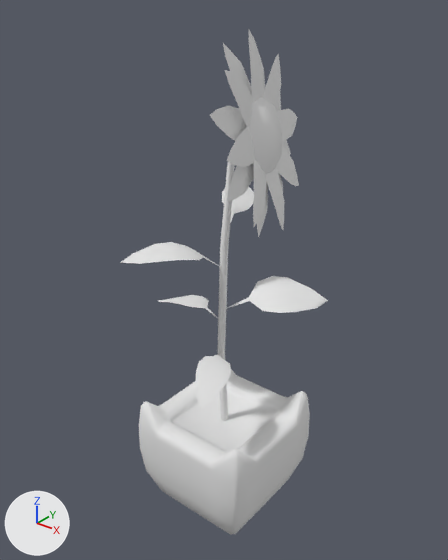
An edit to the FBX model Assets/Assets/Art/Models/Environment/Foliage/Sunflower.fbx, drawn before and after from the same camera.
Both versions are drawn from a 50 mm lens placed at (1.367, -1.738, 2.181), pointed at (-0.064, 0.05, 1.073). The axes (+X, +Y, +Z) are drawn at lower left. The lights are the same throughout. Vertices at the same position are counted once.

Objects in the first picture: 'SunflowerPlant'.
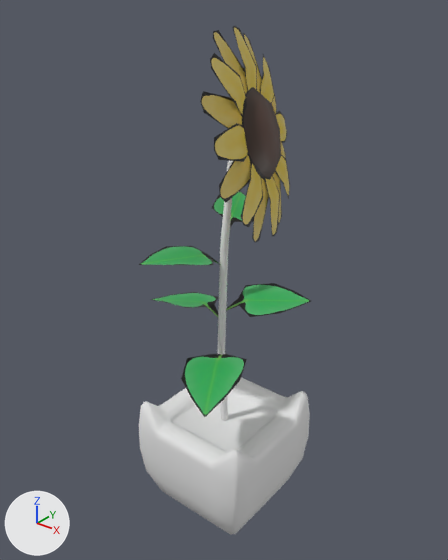
The change, as a list of edits to the scene's bpy script:
```text
Change me_plane_018:
    remove me_plane_018.from_pydata(...)  # 498 vertices, 358 faces; spans x -0.37..0.29, y -0.38..0.41, z -0.01..2.03
    add me_plane_018.from_pydata(...)  # 435 vertices, 316 faces; spans x -0.41..0.27, y -0.37..0.42, z -0.01..2.04
    me_plane_018 part 1: the loose piece of 17 vertices spanning x 0.05..0.17, y -0.08..0.21, z 1.54..1.82 is multiplied about its middle by the matrix ((1.177, -0.023, -0.084), (0.029, 1.176, 0.093), (0.082, -0.095, 1.173)), then moved by (-0.02, 0.0, 0.0), in mat_flowers (picture img_flowers_png)
    me_plane_018 part 2: the loose piece of 15 vertices spanning x -0.03..0.29, y -0.01..0.28, z 0.97..1.08 is rebuilt with 12 vertices and now spans x -0.03..0.25, y -0.03..0.23, z 0.96..1.05, in mat_flowers (picture img_flowers_png)
    me_plane_018 part 3: the loose piece of 15 vertices spanning x -0.21..-0.02, y -0.38..0.0, z 1.15..1.28 is rebuilt with 12 vertices and now spans x -0.19..0.02, y -0.32..0.0, z 1.16..1.25, in mat_flowers (picture img_flowers_png)
    me_plane_018 part 4: the loose piece of 15 vertices spanning x -0.37..-0.02, y -0.1..0.07, z 0.91..0.98 is rebuilt with 12 vertices and now spans x -0.41..-0.03, y -0.12..0.11, z 0.9..0.99, in mat_flowers (picture img_flowers_png)
    me_plane_018 part 5: the loose piece of 15 vertices spanning x -0.03..0.15, y -0.35..-0.01, z 0.76..0.83 is rebuilt with 12 vertices and now spans x -0.07..0.2, y -0.37..-0.01, z 0.76..0.82, in mat_flowers (picture img_flowers_png)
    me_plane_018 part 6: the loose piece of 12 vertices spanning x -0.03..0.06, y 0.02..0.19, z 1.67..2.0 is rebuilt with 9 vertices and now spans x -0.03..0.06, y 0.01..0.13, z 1.77..2.04, in mat_flowers (picture img_flowers_png)
    me_plane_018 part 7: the loose piece of 12 vertices spanning x 0.05..0.15, y -0.27..0.05, z 1.64..1.82 is rebuilt with 9 vertices and now spans x 0.08..0.14, y -0.28..-0.01, z 1.7..1.87, in mat_flowers (picture img_flowers_png)
    me_plane_018 part 8: the loose piece of 12 vertices spanning x 0.05..0.19, y -0.25..0.05, z 1.53..1.7 is rebuilt with 9 vertices and now spans x 0.11..0.2, y -0.29..-0.01, z 1.54..1.68, in mat_flowers (picture img_flowers_png)
    me_plane_018 part 9: the loose piece of 12 vertices spanning x 0.06..0.15, y -0.19..0.06, z 1.67..1.93 is rebuilt with 9 vertices and now spans x 0.06..0.12, y -0.2..0.02, z 1.75..1.97, in mat_flowers (picture img_flowers_png)
    me_plane_018 part 10: the loose piece of 12 vertices spanning x 0.06..0.21, y -0.28..0.05, z 1.62..1.74 is rebuilt with 9 vertices and now spans x 0.11..0.18, y -0.3..-0.03, z 1.65..1.77, in mat_flowers (picture img_flowers_png)
    me_plane_018 part 11: the loose piece of 12 vertices spanning x 0.05..0.13, y 0.03..0.21, z 1.35..1.67 is rebuilt with 9 vertices and now spans x 0.08..0.14, y 0.07..0.22, z 1.32..1.61, in mat_flowers (picture img_flowers_png)
    me_plane_018 part 12: the loose piece of 12 vertices spanning x 0.06..0.23, y -0.16..0.07, z 1.44..1.68 is rebuilt with 9 vertices and now spans x 0.12..0.22, y -0.21..0.01, z 1.43..1.64, in mat_flowers (picture img_flowers_png)
    me_plane_018 part 13: the loose piece of 12 vertices spanning x 0.02..0.09, y 0.05..0.38, z 1.53..1.7 is rebuilt with 9 vertices and now spans x -0.01..0.08, y 0.13..0.39, z 1.48..1.66, in mat_flowers (picture img_flowers_png)
    me_plane_018 part 14: the loose piece of 12 vertices spanning x 0.06..0.19, y 0.01..0.13, z 1.33..1.67 is rebuilt with 9 vertices and now spans x 0.11..0.18, y 0.01..0.13, z 1.32..1.59, in mat_flowers (picture img_flowers_png)
    me_plane_018 part 15: the loose piece of 12 vertices spanning x -0.04..0.06, y 0.05..0.37, z 1.64..1.82 is rebuilt with 9 vertices and now spans x -0.09..0.05, y 0.13..0.4, z 1.68..1.81, in mat_flowers (picture img_flowers_png)
    me_plane_018 part 16: the loose piece of 12 vertices spanning x 0.06..0.13, y 0.05..0.33, z 1.44..1.68 is rebuilt with 9 vertices and now spans x 0.06..0.12, y 0.11..0.33, z 1.39..1.62, in mat_flowers (picture img_flowers_png)
    me_plane_018 part 17: 1 vertex moved within x -0.06, y 0.09, z 1.35; 74 vertices removed from x -0.19..0.18, y -0.1..0.41, z 1.28..2.03; 56 vertices added at x -0.17..0.19, y -0.12..0.42, z 1.28..2.03
    add me_plane_018.materials.append(mat_flowers)  # picture img_flowers_png
```

Boxes [x1, y1, x2, y2] around the edits, measured in the pictures (448 x 560 px; the box of a moved part takes in the faces that stretch with it):
'SunflowerPlant', reshaped (17% narrower)
    before: [120, 30, 328, 534]
    after: [139, 26, 311, 534]
part 1 of me_plane_018, moved or reshaped
    before: [249, 97, 282, 174]
    after: [241, 87, 281, 180]
part 2 of me_plane_018, rebuilt (17% narrower, 8% shorter)
    before: [226, 276, 328, 313]
    after: [226, 283, 311, 317]
part 3 of me_plane_018, rebuilt (18% narrower, 23% shorter)
    before: [120, 242, 220, 267]
    after: [139, 246, 221, 265]
part 4 of me_plane_018, rebuilt (15% wider, 8% taller)
    before: [159, 295, 218, 318]
    after: [151, 292, 219, 317]
part 5 of me_plane_018, rebuilt (86% wider, 14% taller)
    before: [196, 353, 231, 408]
    after: [181, 354, 247, 417]
part 6 of me_plane_018, rebuilt
    before: [253, 36, 265, 90]
    after: [232, 26, 257, 91]
part 7 of me_plane_018, rebuilt
    before: [210, 106, 247, 141]
    after: [200, 91, 242, 128]
part 8 of me_plane_018, rebuilt
    before: [227, 163, 254, 201]
    after: [219, 155, 251, 203]
part 9 of me_plane_018, rebuilt
    before: [225, 70, 253, 128]
    after: [210, 53, 246, 117]
part 10 of me_plane_018, rebuilt (29% wider)
    before: [227, 127, 254, 168]
    after: [214, 123, 249, 162]
part 11 of me_plane_018, rebuilt
    before: [278, 173, 283, 192]
    after: [273, 172, 282, 225]
part 12 of me_plane_018, rebuilt
    before: [253, 159, 267, 226]
    after: [241, 161, 263, 227]
part 13 of me_plane_018, rebuilt
    before: [282, 140, 291, 155]
    after: [281, 142, 286, 158]
part 14 of me_plane_018, rebuilt
    before: [265, 168, 284, 230]
    after: [264, 175, 280, 236]
part 15 of me_plane_018, rebuilt
    before: [276, 95, 281, 111]
    after: [272, 96, 277, 114]
part 16 of me_plane_018, rebuilt
    before: [275, 145, 299, 186]
    after: [275, 155, 290, 199]
part 17 of me_plane_018, moved or reshaped
    before: [222, 30, 297, 237]
    after: [212, 30, 287, 242]
